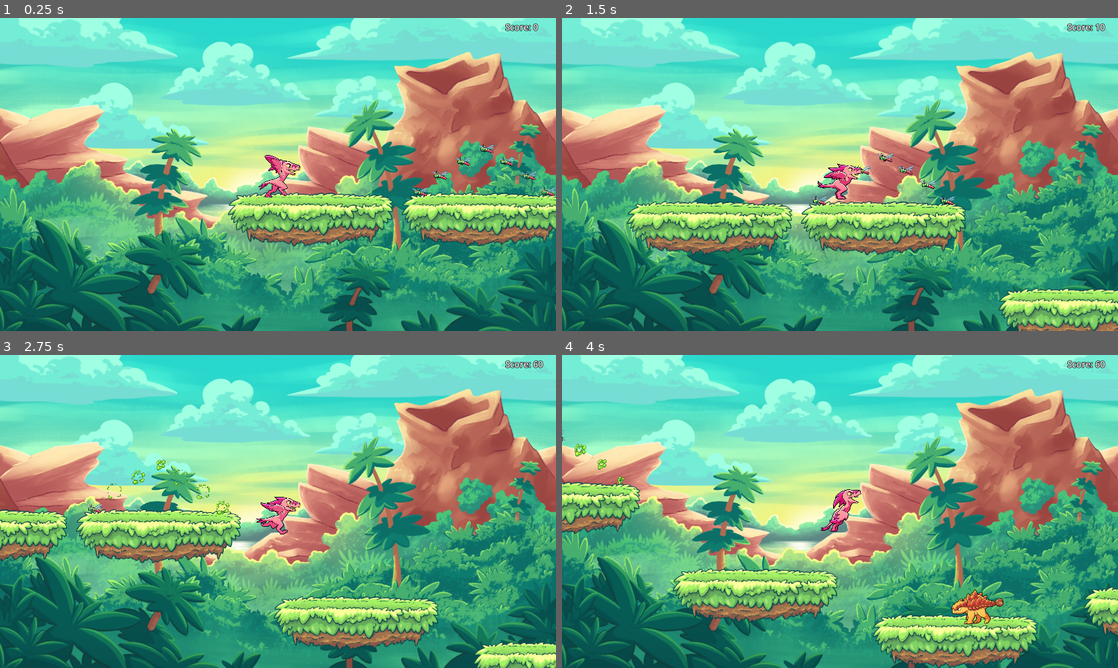
Above: before the commit, frames 1-4 (two rows, left to right).
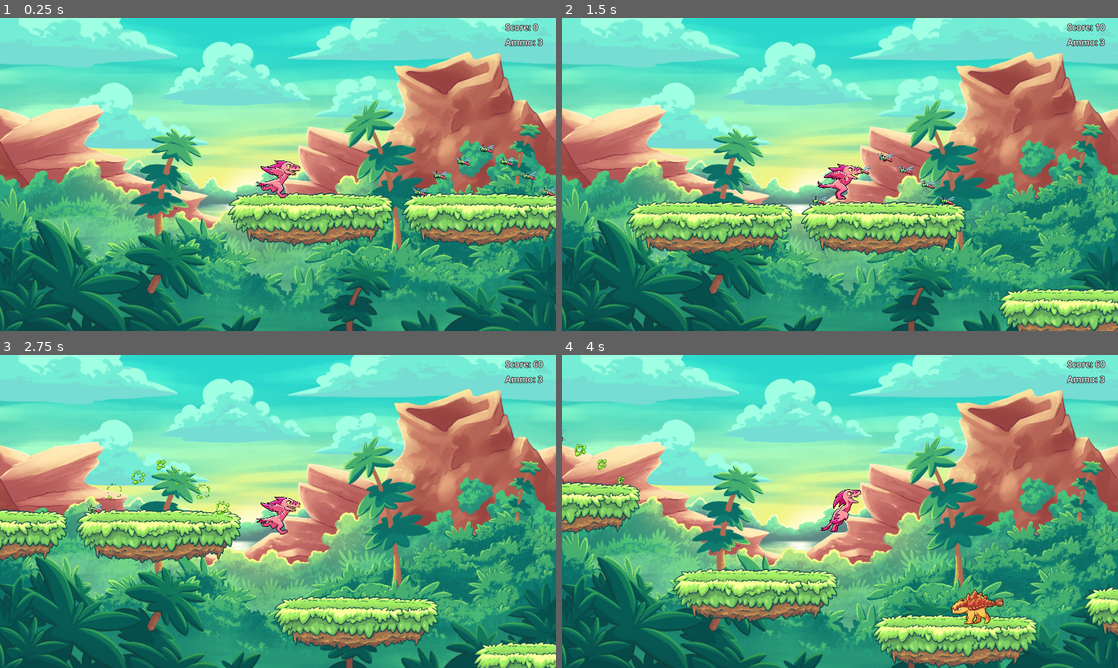
Above: after the commit, the same moments.

Repository: tomglenn/raptor-run
Game: Godot game, scene res://scenes/main.tscn
The game is run twice, just before and just after one commit, with the same random seed, the same clock (stepped at 60 frames per second) and the same inputs.
Inputs:
- Up to frame 1 (0.25 s): no input
- Up to frame 2 (1.5 s): tap Space (jump) at 0.77 s
- Up to frame 3 (2.75 s): tap Space (jump) at 1.52 s
- Up to frame 4 (4 s): tap Space (jump) at 3.02, 3.77 s

The runs differ from the first frame. In frame 1, 0.5% of the frame differs, in the area x 46-98%, y 6-58%; in frame 2, 0.1%; in frame 3, 0.1%; in frame 4, 0.1%.

Commit message:
Adding the ammo count ui

Diff:
--- a/scenes/ammo_collectible.tscn
+++ b/scenes/ammo_collectible.tscn
@@ -100,7 +100,7 @@
 [node name="AnimatedSprite2D" type="AnimatedSprite2D" parent="."]
 frames = SubResource("SpriteFrames_5e8v5")
 animation = &"idle"
-frame = 6
+frame = 8
 playing = true
 
 [node name="CollisionShape2D" type="CollisionShape2D" parent="."]
--- a/scenes/main.tscn
+++ b/scenes/main.tscn
@@ -74,6 +74,21 @@
 text = "Score: 1000"
 horizontal_alignment = 2
 
+[node name="Ammo" type="Label" parent="HUD/UI"]
+anchor_left = 1.0
+anchor_right = 1.0
+offset_left = -175.0
+offset_top = 62.0
+offset_right = -46.0
+offset_bottom = 107.0
+grow_horizontal = 0
+theme_override_colors/font_outline_color = Color(0, 0, 0, 1)
+theme_override_constants/outline_size = 7
+theme_override_font_sizes/font_size = 30
+text = "Ammo: 0"
+horizontal_alignment = 2
+metadata/_edit_layout_mode = 1
+
 [node name="GameOver" type="Label" parent="HUD/UI"]
 visible = false
 anchor_top = 0.5
--- a/scenes/player.tscn
+++ b/scenes/player.tscn
@@ -208,7 +208,7 @@
 [node name="AnimatedSprite2D" type="AnimatedSprite2D" parent="."]
 frames = SubResource("SpriteFrames_iprh7")
 animation = &"run"
-frame = 4
+frame = 5
 playing = true
 
 [node name="CollisionShape2D" type="CollisionShape2D" parent="."]
--- a/scenes/projectile.tscn
+++ b/scenes/projectile.tscn
@@ -77,7 +77,7 @@
 scale = Vector2(0.5, 0.5)
 frames = SubResource("SpriteFrames_ey00o")
 animation = &"idle"
-frame = 1
+frame = 2
 playing = true
 
 [node name="CollisionShape2D" type="CollisionShape2D" parent="."]
--- a/scripts/game.gd
+++ b/scripts/game.gd
@@ -10,6 +10,7 @@
 @onready var player = $"/root/World/Player"
 @onready var ground = $"/root/World/Environment/Static/Ground"
 @onready var game_over_label = $"/root/World/HUD/UI/GameOver"
+@onready var ammo_label = $"/root/World/HUD/UI/Ammo"
 
 var platform = preload("res://scenes/platform.tscn")
 var platform_collectible_single = preload("res://scenes/platform_collectible_single.tscn")
@@ -47,6 +48,7 @@
 
 	# Update the UI labels
 	score_label.text = "Score: %s" % score
+	ammo_label.text = "Ammo: %s" % player.ammo
 
 func _spawn_next_platform():
 	var available_platforms = [
